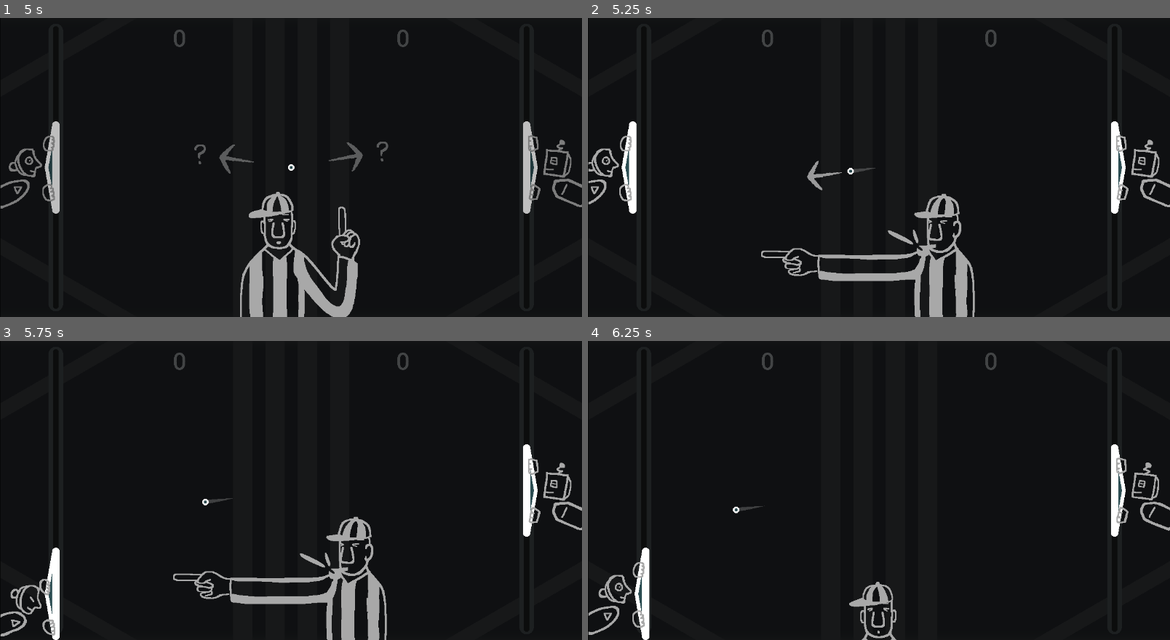
Above: before the commit, frames 1-4 (two rows, left to right).
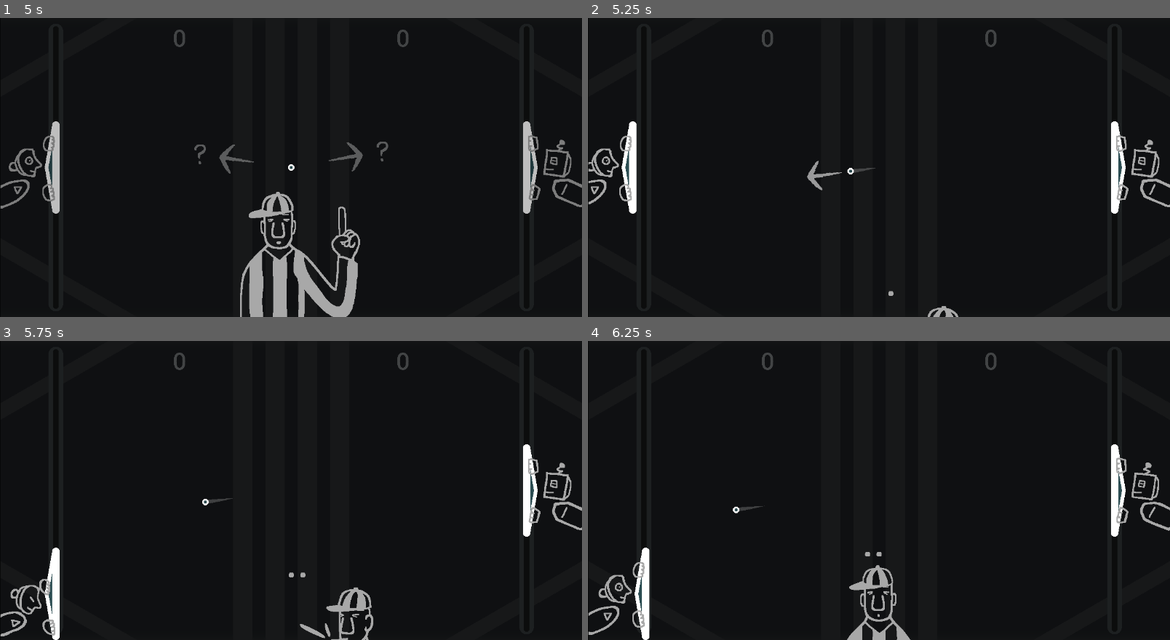
Above: after the commit, the same moments.

Repository: pixerhp/Pixers-Pong
Game: Godot game, scene res://scenes/topscenes/gameplay_topscene.tscn
Same seed, same stepped clock (60 frames per second), same inputs: the game is played once before the commit and once after it.
Inputs (mouse positions are in pixels of both pictures, inside the frame that each line leads up to):
- Up to frame 1 (5 s): move the mouse to (419, 152) at 0.52 s; hold D (plr1_bump_right) 0.53-1.28 s; tap Shift (plr1_slow) at 0.6, 2.1, 3.6 s; click (419, 152) at 0.67 s; move the mouse to (174, 182) at 1.27 s; hold S (plr1_down) 1.28-2.03 s; tap Keypad 0 (plr2_slow) at 1.35, 2.85, 4.35 s; move the mouse to (349, 101) at 2.02 s; hold D (plr1_bump_right) 2.03-2.78 s; move the mouse to (261, 227) at 2.77 s; hold W (plr1_up) 2.78-3.53 s; click (261, 227) at 2.92 s; move the mouse to (465, 212) at 3.52 s; hold A (plr1_bump_left) from 3.53 s (still down); move the mouse to (116, 122) at 4.27 s
- Up to frame 2 (5.25 s): move the mouse to (908, 167) at 5.02 s; release A (plr1_bump_left) at 5.03 s; hold S (plr1_down) from 5.03 s (still down); tap Shift (plr1_slow) at 5.1 s; click (908, 167) at 5.17 s
- Up to frame 3 (5.75 s): keep holding S (plr1_down)
- Up to frame 4 (6.25 s): move the mouse to (791, 415) at 5.77 s; release S (plr1_down) at 5.78 s; hold D (plr1_bump_right) from 5.78 s (still down); tap Keypad 0 (plr2_slow) at 5.85 s

Frame 1 is identical in both runs. In frame 2, 2.9% of the frame differs, in the area x 29-67%, y 58-100%; in frame 3, 3.0%; in frame 4, 1.1%.

Commit message:
Implement foul ball suspicion animation

Diff:
--- a/scenes/topscenes/gameplay_topscene.tscn
+++ b/scenes/topscenes/gameplay_topscene.tscn
@@ -11,6 +11,7 @@
 [ext_resource type="PackedScene" uid="uid://dvxs6tdfud5sl" path="res://scenes/prefabs/arrow_pointer.tscn" id="8_iube2"]
 [ext_resource type="StyleBox" uid="uid://r75uu6a6dxcf" path="res://assets/styles/button_pressed.tres" id="8_rfs2g"]
 [ext_resource type="StyleBox" uid="uid://t2qdtndfu2sc" path="res://assets/styles/button_hover.tres" id="9_d18oc"]
+[ext_resource type="Texture2D" uid="uid://dmaca2nx1aq03" path="res://assets/art/ellipsis_dot.png" id="9_vgafc"]
 [ext_resource type="StyleBox" uid="uid://d4gh36qf2ytct" path="res://assets/styles/outer_vignette_panel.tres" id="10_d18oc"]
 
 [sub_resource type="QuadMesh" id="QuadMesh_emnkm"]
@@ -381,6 +382,24 @@
 animation = &"idle"
 autoplay = "idle"
 
+[node name="EllipsisDot1" type="Sprite2D" parent="CenteringParent/ClippingParent/Referee" unique_id=138857424]
+unique_name_in_owner = true
+visible = false
+texture = ExtResource("9_vgafc")
+offset = Vector2(-25, -150)
+
+[node name="EllipsisDot2" type="Sprite2D" parent="CenteringParent/ClippingParent/Referee" unique_id=75532592]
+unique_name_in_owner = true
+visible = false
+texture = ExtResource("9_vgafc")
+offset = Vector2(0, -150)
+
+[node name="EllipsisDot3" type="Sprite2D" parent="CenteringParent/ClippingParent/Referee" unique_id=1006321494]
+unique_name_in_owner = true
+visible = false
+texture = ExtResource("9_vgafc")
+offset = Vector2(25, -150)
+
 [node name="DebugRect3" type="ColorRect" parent="CenteringParent/ClippingParent" unique_id=1751128402]
 visible = false
 layout_mode = 1
--- a/scripts/gameplay_script.gd
+++ b/scripts/gameplay_script.gd
@@ -170,6 +170,9 @@
 	%Referee.position = Vector2(Globals.GAME_SIZE.x/2.0, Globals.GAME_SIZE.y + 144.0)
 	%Referee.scale.x = 1.0
 	%Referee.play("idle")
+	%EllipsisDot1.visible = false
+	%EllipsisDot2.visible = false
+	%EllipsisDot3.visible = false
 func reset_arrow_pointers():
 	%PrimaryArrowPointer.visible = false
 	%PrimaryArrowPointer/%QuestionSprite.visible = false
@@ -510,7 +513,7 @@
 	reset_referee()
 	reset_arrow_pointers()
 
-var foul_ball_inspect_start_time: int = -9999999
+var foul_ball_inspect_start_time: int = 8000 # !!! temp' not far negative for ease of testing purposes
 var foul_ball_reserve_start_time: int = -9999999
 func checkdo_foul_ball():
 	# Foul ball reserve part 1 (plays up until regular gameplay resumes):
@@ -572,16 +575,26 @@
 		(abs(Vector2(abs(ball_velocity.x), abs(ball_velocity.y)).angle()) > ((TAU/4.0) * 0.95))
 	)
 
-const FOUL_BALL_SUSPICION_DURATION: int = 1000
+const FOUL_BALL_SUSPICION_DURATION: int = 2000
 func handle_foul_ball_suspicion_animation(playthrough: float):
-	pass
+	const REF_RISE_START: float = 0.0
+	const REF_RISE_END: float = 0.5
+	%Referee.position.y = Globals.GAME_SIZE.y + (144.0 - (180.0 *
+		clampf(proportion_from_range(playthrough, REF_RISE_START, REF_RISE_END), 0.0, 1.0)))
+	const ELLIPSIS_START: float = 0.0
+	const ELLIPSIS_END: float = 1.0
+	const ELLIPSIS_MID1: float = ELLIPSIS_START + ((ELLIPSIS_END - ELLIPSIS_START) / 3.0)
+	const ELLIPSIS_MID2: float = ELLIPSIS_START + ((ELLIPSIS_END - ELLIPSIS_START) / 1.5)
+	%EllipsisDot1.visible = playthrough > ELLIPSIS_START
+	%EllipsisDot2.visible = playthrough > ELLIPSIS_MID1
+	%EllipsisDot3.visible = playthrough > ELLIPSIS_MID2
 
 var foul_ball_suspicion_to_conclude: bool = false
 func handle_foul_ball_suspicion_conclusion():
 	pass
 	# !!! [remember to check/proceed into the reserve or nevermind animation from here]
 
-const FOUL_BALL_NEVERMIND_DURATION: int = 1000
+const FOUL_BALL_NEVERMIND_DURATION: int = 750
 func handle_foul_ball_nevermind_animation(playthrough: float):
 	pass
 
